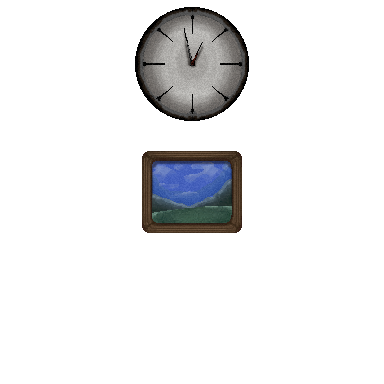
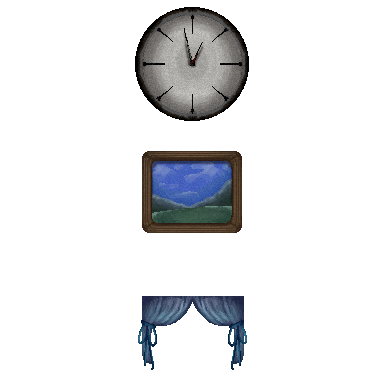
Revision of a layered 384×384 image; what changed, layer by layer:
added layer "Layer 5" above "Layer 4" over [138, 308, 247, 370]
added layer "Layer 4" above "Layer 3" over [138, 320, 247, 370]
added layer "Layer 3" above "Layer 2" over [138, 296, 247, 370]
added layer "Layer 2" above "Layer 1" over [142, 296, 244, 364]
